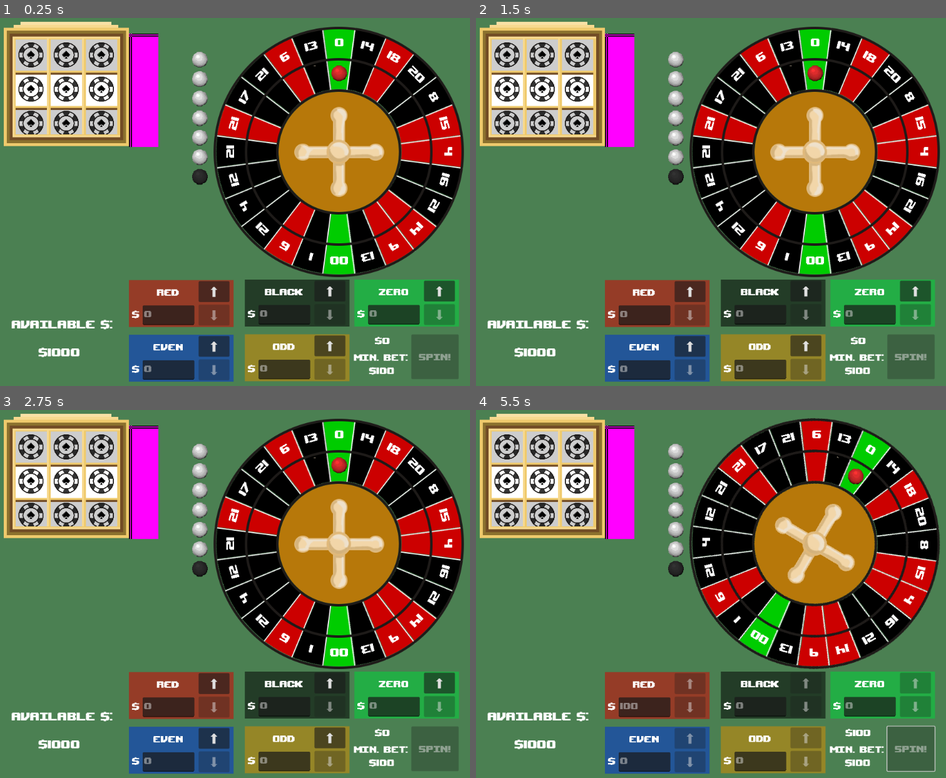
Above: before the commit, frames 1-4 (two rows, left to right).
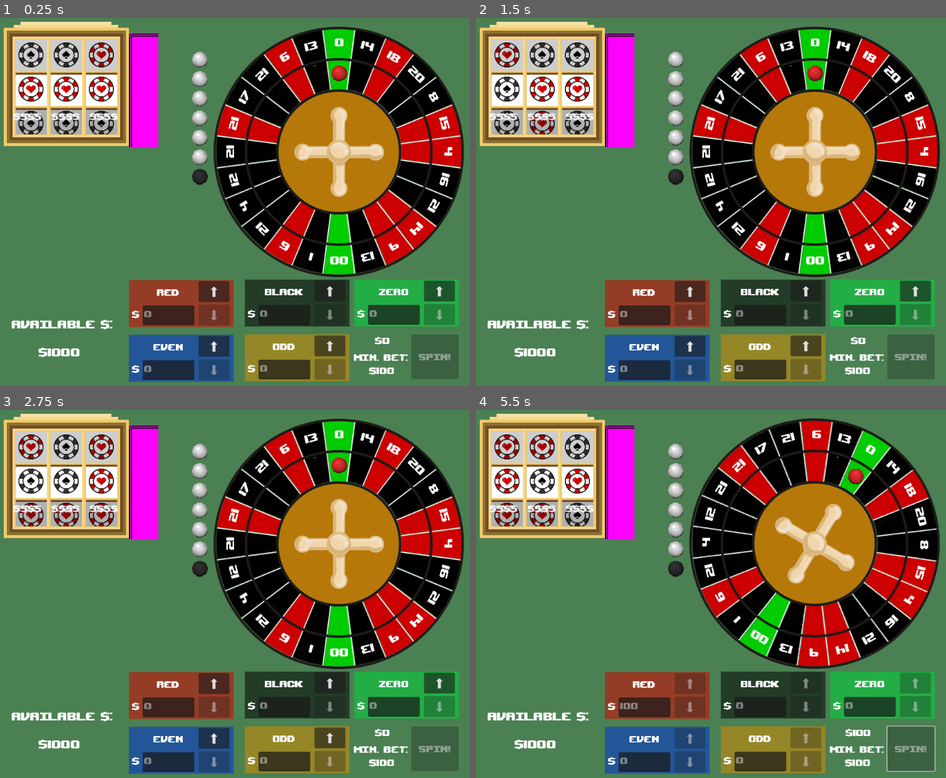
Above: after the commit, the same moments.

Repository: RossRKK/gmtk-game-jam-2025
Game: Godot game, scene res://scenes/roulette_scene.tscn
The game is run twice, just before and just after one commit, with the same random seed, the same clock (stepped at 60 frames per second) and the same inputs. Sound files missing from this copy of the repository are replaced by a short silence.
Inputs (mouse positions are in pixels of both pictures, inside the frame that each line leads up to):
- Up to frame 1 (0.25 s): no input
- Up to frame 2 (1.5 s): click (508, 87) at 0.52 s; click (541, 87) at 1.27 s
- Up to frame 3 (2.75 s): click (103, 479) at 2.02 s
- Up to frame 4 (5.5 s): click (621, 483) at 2.75 s; click (621, 483) at 3.5 s; click "⬆" at 4.25 s; click "Spin!" at 5 s

The runs differ from the first frame. In frame 1, 1.3% of the frame differs, in the area x 2-26%, y 6-32%; in frame 2, 1.2%; in frame 3, 1.4%; in frame 4, 1.4%.

Commit message:
Make the slot machine work

Diff:
--- a/scenes/slot_machine.tscn
+++ b/scenes/slot_machine.tscn
@@ -1,7 +1,11 @@
-[gd_scene load_steps=4 format=3 uid="uid://ygriw6svhfvb"]
+[gd_scene load_steps=8 format=3 uid="uid://ygriw6svhfvb"]
 
+[ext_resource type="Script" uid="uid://digfswsi7ohvf" path="res://scripts/slot_machine.gd" id="1_7scc5"]
 [ext_resource type="Texture2D" uid="uid://qc4paeh73wm5" path="res://assets/png/slot.png" id="1_xixe3"]
 [ext_resource type="Script" uid="uid://b7v1503uwjkpd" path="res://slot_machine_column.gd" id="1_xjw1r"]
+[ext_resource type="Theme" uid="uid://croornac4nhwc" path="res://scenes/slot_machine_text.tres" id="4_2e0ow"]
+[ext_resource type="AudioStream" uid="uid://dv581e1x1ypvh" path="res://assets/sound/slot_machine_spin.mp3" id="5_2e0ow"]
+[ext_resource type="AudioStream" uid="uid://kds640huoo3n" path="res://assets/sound/slot_machin_coin.wav" id="6_puwce"]
 
 [sub_resource type="PlaceholderTexture2D" id="PlaceholderTexture2D_xixe3"]
 size = Vector2(30, 116)
@@ -10,66 +14,97 @@
 layout_mode = 3
 anchors_preset = 0
 mouse_filter = 1
+script = ExtResource("1_7scc5")
 
 [node name="Backdrop" type="ColorRect" parent="."]
-layout_mode = 2
+show_behind_parent = true
+clip_children = 2
 offset_left = -58.0
 offset_top = -53.0
 offset_right = 60.0
 offset_bottom = 58.0
 
-[node name="LeftSlotMachineColumn" type="Control" parent="."]
+[node name="LeftSlotMachineColumn" type="Control" parent="Backdrop"]
 physics_interpolation_mode = 0
-layout_mode = 2
+layout_mode = 3
 anchors_preset = 0
-offset_left = -49.0
-offset_top = -8.0
-offset_right = -49.0
-offset_bottom = -8.0
+offset_left = 9.0
+offset_top = 45.0
+offset_right = 9.0
+offset_bottom = 45.0
 mouse_filter = 1
 script = ExtResource("1_xjw1r")
 metadata/_custom_type_script = "uid://b7v1503uwjkpd"
 
-[node name="MiddleSlotMachineColumn" type="Control" parent="."]
+[node name="MiddleSlotMachineColumn" type="Control" parent="Backdrop"]
 physics_interpolation_mode = 0
-layout_mode = 2
+layout_mode = 3
 anchors_preset = 0
-offset_left = -13.0
-offset_top = -8.0
-offset_right = -13.0
-offset_bottom = -8.0
+offset_left = 45.0
+offset_top = 45.0
+offset_right = 45.0
+offset_bottom = 45.0
 mouse_filter = 1
 script = ExtResource("1_xjw1r")
 metadata/_custom_type_script = "uid://b7v1503uwjkpd"
 
-[node name="RightSlotMachineColumn" type="Control" parent="."]
+[node name="RightSlotMachineColumn" type="Control" parent="Backdrop"]
 physics_interpolation_mode = 0
-layout_mode = 2
+layout_mode = 3
 anchors_preset = 0
-offset_left = 23.0
-offset_top = -8.0
-offset_right = 23.0
-offset_bottom = -8.0
+offset_left = 81.0
+offset_top = 45.0
+offset_right = 81.0
+offset_bottom = 45.0
 mouse_filter = 1
 script = ExtResource("1_xjw1r")
 metadata/_custom_type_script = "uid://b7v1503uwjkpd"
 
-[node name="TopShade" type="ColorRect" parent="."]
-offset_left = -59.0
-offset_top = -53.0
-offset_right = 60.0
-offset_bottom = -13.0
+[node name="TopShade" type="ColorRect" parent="Backdrop"]
+offset_left = -1.0
+offset_top = 1.0
+offset_right = 118.0
+offset_bottom = 41.0
 color = Color(0, 0, 0, 0.196078)
 
-[node name="BottomShade" type="ColorRect" parent="."]
-offset_left = -59.0
-offset_top = 24.0
-offset_right = 60.0
-offset_bottom = 58.0
-color = Color(0, 0, 0, 0.196078)
+[node name="BottomShade" type="ColorRect" parent="Backdrop"]
+offset_top = 76.0
+offset_right = 119.0
+offset_bottom = 110.0
+color = Color(0, 0, 0, 0.313726)
 
 [node name="SlotMachineSprite" type="Sprite2D" parent="."]
 texture = ExtResource("1_xixe3")
+
+[node name="LeftLabel" type="RichTextLabel" parent="."]
+offset_left = -59.0
+offset_top = 24.0
+offset_right = -19.0
+offset_bottom = 42.0
+theme = ExtResource("4_2e0ow")
+text = "$$$$"
+horizontal_alignment = 1
+vertical_alignment = 1
+
+[node name="MiddleLabel" type="RichTextLabel" parent="."]
+offset_left = -20.0
+offset_top = 24.0
+offset_right = 20.0
+offset_bottom = 42.0
+theme = ExtResource("4_2e0ow")
+text = "$$$$"
+horizontal_alignment = 1
+vertical_alignment = 1
+
+[node name="RightLabel" type="RichTextLabel" parent="."]
+offset_left = 19.0
+offset_top = 24.0
+offset_right = 59.0
+offset_bottom = 42.0
+theme = ExtResource("4_2e0ow")
+text = "$$$$"
+horizontal_alignment = 1
+vertical_alignment = 1
 
 [node name="Arm" type="TextureButton" parent="."]
 layout_mode = 2
@@ -79,3 +114,18 @@
 offset_bottom = 68.0
 mouse_default_cursor_shape = 2
 texture_normal = SubResource("PlaceholderTexture2D_xixe3")
+
+[node name="SpinTimer" type="Timer" parent="."]
+wait_time = 3.0
+one_shot = true
+
+[node name="SpinSound" type="AudioStreamPlayer2D" parent="."]
+stream = ExtResource("5_2e0ow")
+
+[node name="CoinSound" type="AudioStreamPlayer2D" parent="."]
+stream = ExtResource("6_puwce")
+
+[connection signal="power_ups_have_changed" from="Backdrop/LeftSlotMachineColumn" to="." method="update_labels"]
+[connection signal="power_ups_have_changed" from="Backdrop/MiddleSlotMachineColumn" to="." method="update_labels"]
+[connection signal="power_ups_have_changed" from="Backdrop/RightSlotMachineColumn" to="." method="update_labels"]
+[connection signal="pressed" from="Arm" to="." method="enter_coin"]
--- /dev/null
+++ b/scenes/slot_machine_text.tres
@@ -0,0 +1,7 @@
+[gd_resource type="Theme" load_steps=2 format=3 uid="uid://croornac4nhwc"]
+
+[ext_resource type="FontFile" uid="uid://fprp213ouhb2" path="res://assets/upheavtt.ttf" id="1_bn5b7"]
+
+[resource]
+default_font = ExtResource("1_bn5b7")
+default_font_size = 12
--- a/scripts/power_up.gd
+++ b/scripts/power_up.gd
@@ -3,20 +3,27 @@
 
 var game: Game = Game.get_instance()
 
+static var random: RandomNumberGenerator = RandomNumberGenerator.new()
+
 @export var base_price: float = 100
 
 static func random_power_up() -> PowerUp:
-	var power_up := PowerUp.new()
+	var power_ups: Array = [
+		PowerUpMakeColour.new_black,
+		PowerUpMakeColour.new_red,
+	]
+	var power_up: PowerUp = power_ups[random.randi_range(0, power_ups.size()-1)].call()
 
 	power_up.scale.x = 0.2
 	power_up.scale.y = 0.2
 
-	power_up.texture_normal = preload("res://assets/png/chip-black.png")
-	power_up.texture_hover = preload("res://assets/png/chip-red.png")
-
 	return power_up
 
+
+
 func _init() -> void:
+	texture_normal = preload("res://assets/png/chip-black.png")
+	texture_hover = preload("res://assets/png/chip-red.png")
 	mouse_default_cursor_shape = Control.CURSOR_POINTING_HAND
 
 func _ready() -> void:
@@ -28,10 +35,9 @@
 
 
 func price() -> float:
-	return base_price * game.level()
+	return base_price * (game.level() ** 2)
 
 func _on_pressed() -> void:
-	print("Click")
 	# TODO tell the slot machine to remove us
 	# TODO charge the player the price
 	disabled = true # disbale the button to prevent a double activate
--- /dev/null
+++ b/scripts/power_ups/power_up_make_colour.gd
@@ -0,0 +1,18 @@
+class_name PowerUpMakeColour
+extends PowerUp
+
+static func new_black() -> PowerUpMakeColour:
+	var power_up = PowerUpMakeColour.new(Segment.RouletteColour.Black)
+	power_up.texture_normal = preload("res://assets/png/chip-black.png")
+	return power_up
+
+static func new_red() -> PowerUpMakeColour:
+	var power_up = PowerUpMakeColour.new(Segment.RouletteColour.Red)
+	power_up.texture_normal = preload("res://assets/png/chip-red.png")
+	return power_up
+
+var colour: Segment.RouletteColour
+
+func _init(c: Segment.RouletteColour) -> void:
+	base_price = 100.
+	colour = c
--- /dev/null
+++ b/scripts/slot_machine.gd
@@ -0,0 +1,39 @@
+extends Control
+
+var spinning: bool = false
+
+func _ready() -> void:
+	start_spin()
+
+func enter_coin():
+	$CoinSound.finished.connect(start_spin)
+	$CoinSound.play()
+
+func start_spin():
+	spinning = true
+	$SpinSound.play()
+	$SpinTimer.timeout.connect(stop_spin)
+	$SpinTimer.start()
+
+func stop_spin():
+	$SpinSound.stop()
+	spinning = false
+	update_labels()
+
+func update_labels() -> void:
+	if $Backdrop/LeftLabel and $Backdrop/LeftSlotMachineColumn:
+		$Backdrop/LeftLabel.text = "$%d" % $Backdrop/LeftSlotMachineColumn.get_active_power_up().price()
+	if $Backdrop/MiddleLabel and $Backdrop/MiddleSlotMachineColumn:
+		$Backdrop/MiddleLabel.text = "$%d" % $Backdrop/MiddleSlotMachineColumn.get_active_power_up().price()
+	if $Backdrop/RightLabel and $Backdrop/RightSlotMachineColumn:
+		$Backdrop/RightLabel.text = "$%d" % $Backdrop/RightSlotMachineColumn.get_active_power_up().price()
+
+
+func _process(delta: float) -> void:
+	if spinning:
+		if $Backdrop/LeftSlotMachineColumn:
+			$Backdrop/LeftSlotMachineColumn.randomise()
+		if $Backdrop/MiddleSlotMachineColumn:
+			$Backdrop/MiddleSlotMachineColumn.randomise()
+		if $Backdrop/RightSlotMachineColumn:
+			$Backdrop/RightSlotMachineColumn.randomise()
--- a/slot_machine_column.gd
+++ b/slot_machine_column.gd
@@ -4,17 +4,21 @@
 const COLUMN_HEIGHT := 3;
 const VERTICAL_SPACING := 35.;
 
+const ACTIVE_INDEX := 1;
+
+signal power_ups_have_changed
+
 func set_positions():
 	for i in get_child_count():
 		var power_up = get_child(i) as PowerUp
-		power_up.position.y = (i - 1) * VERTICAL_SPACING
+		power_up.position.y = (i - ACTIVE_INDEX) * VERTICAL_SPACING
 		power_up.position.x = 0.
 
 
 func disable_enable_powerups():
 	for i in range(COLUMN_HEIGHT):
 		var power_up: PowerUp = get_child(i)
-		var enabled = i == 1
+		var enabled = i == ACTIVE_INDEX
 		power_up.disabled = !enabled
 		power_up.mouse_default_cursor_shape = CURSOR_POINTING_HAND if enabled else CURSOR_ARROW
 
@@ -22,10 +26,18 @@
 	set_positions()
 	disable_enable_powerups()
 
-# Called when the node enters the scene tree for the first time.
-func _ready() -> void:
+func get_active_power_up() -> PowerUp:
+	return get_child(ACTIVE_INDEX)
+
+func randomise() -> void:
+	for child in get_children():
+		remove_child(child)
 	for i in range(COLUMN_HEIGHT):
 		var power_up = PowerUp.random_power_up()
 		add_child(power_up)
 
 	set_power_up_ui_states()
+
+# Called when the node enters the scene tree for the first time.
+func _ready() -> void:
+	randomise()
Not shown, added: assets/sound/slot_machin_coin.wav.import
Not shown, added: assets/sound/slot_machine_spin.mp3.import
Not shown, added: scripts/power_ups/power_up_make_colour.gd.uid
Not shown, added: scripts/slot_machine.gd.uid
Not shown, added: assets/sound/slot_machin_coin.wav
Not shown, added: assets/sound/slot_machine_spin.mp3
